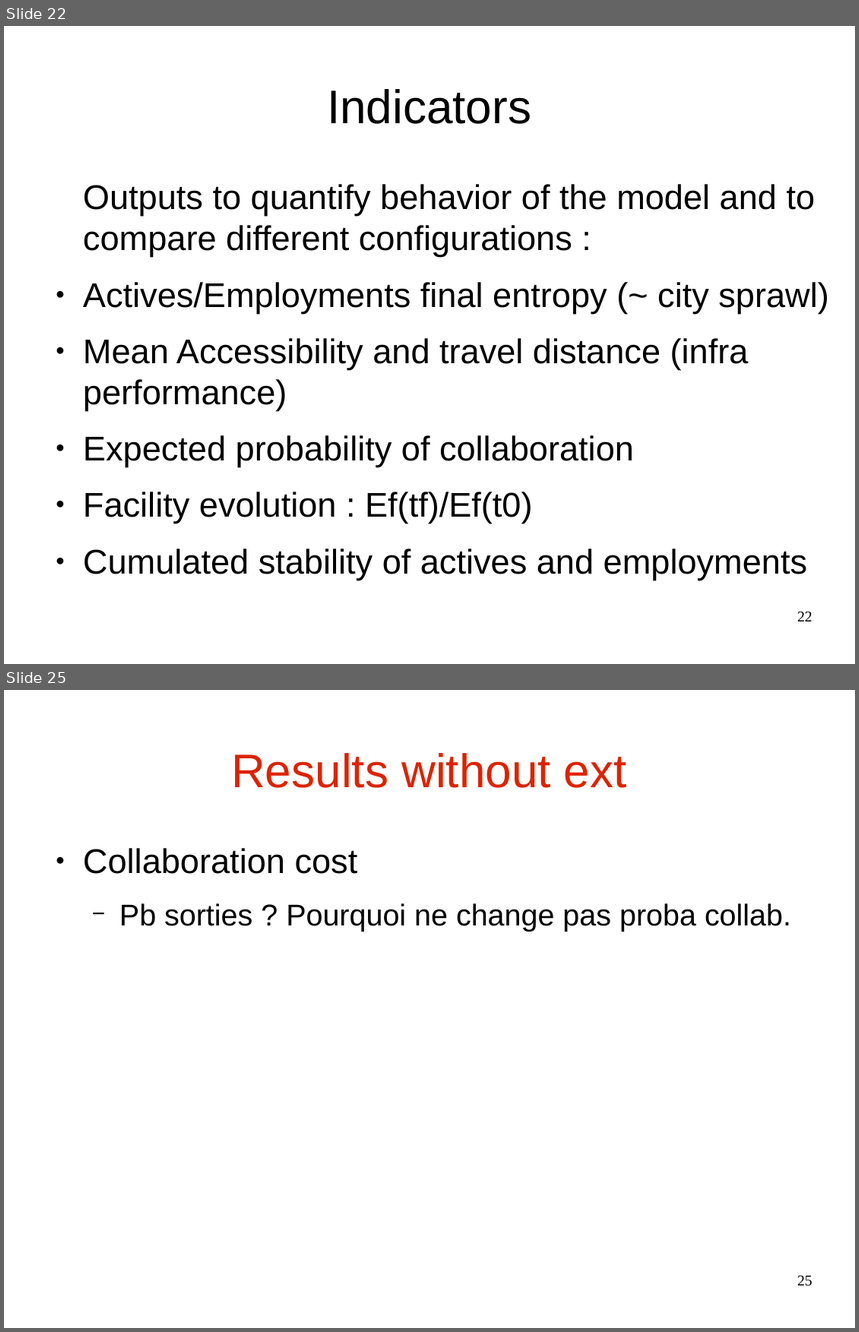
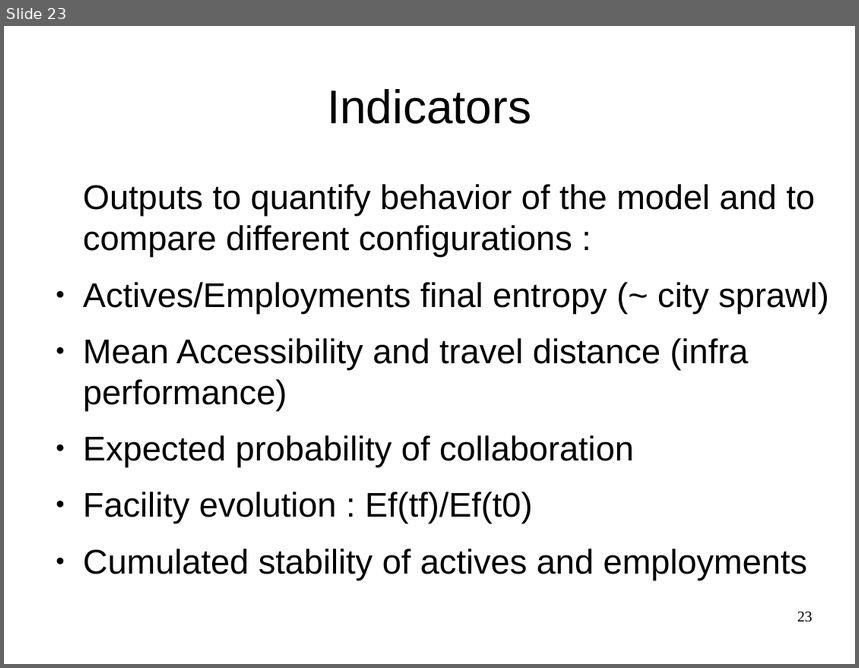
Before and after one commit to JusteRaimbault/CityNetwork, a slide deck: Docs/Communications/ECTQG2015/Metropolsim/LUTECIA-ECTQG-V4.odp. Shown one above the other, each under a label of ours: slides 22 and 25 before the commit, slide 23 after it; the slides between them are not shown. The pictures are 859x1332 and 859x668 pixels, drawn with LibreOffice and Linux fonts; fonts in the diff are those of the drawing. Boxes give left, top, right and bottom in pixels: in the first picture for what was removed or moved away, otherwise in the second. Text is boxed around its words. In the diff, an @@ line names an element or a change of style, - is before the commit and + after.

```diff
--- a/Docs/Communications/ECTQG2015/Metropolsim/LUTECIA-ECTQG-V4.odp
+++ b/Docs/Communications/ECTQG2015/Metropolsim/LUTECIA-ECTQG-V4.odp
@@ slide 25 removed at bbox=[4, 690, 855, 1328], background #FFFFFF @@
@@ title removed at bbox=[231, 753, 627, 788] @@
-Results without ext
@@ text removed at bbox=[83, 848, 791, 932] @@
-● Collaboration cost
-  − Pb sorties ? Pourquoi ne change pas proba collab.
@@ page number removed at bbox=[797, 1276, 813, 1287] @@
-25
@@ what was slide 22 is now slide 23 @@
@@ page number at bbox=[797, 612, 813, 623]: text changed @@
-22
+23
```
Also in this commit, not shown: 5 slides changed, 10 slides added, 6 other slides removed, 23 other files.
